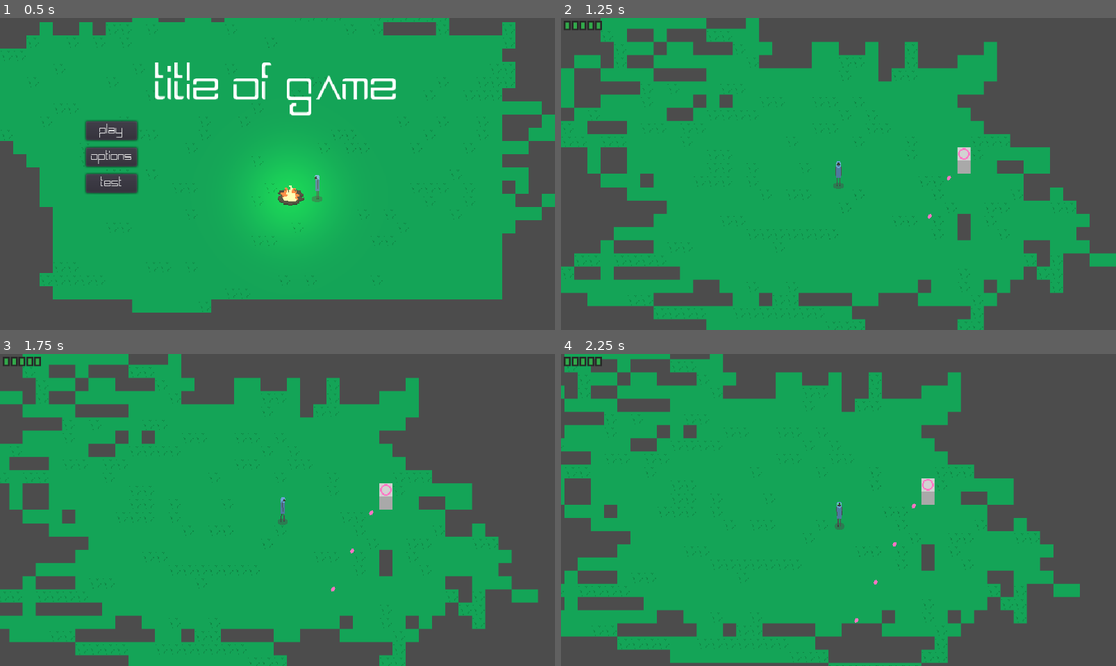
Above: before the commit, frames 1-4 (two rows, left to right).
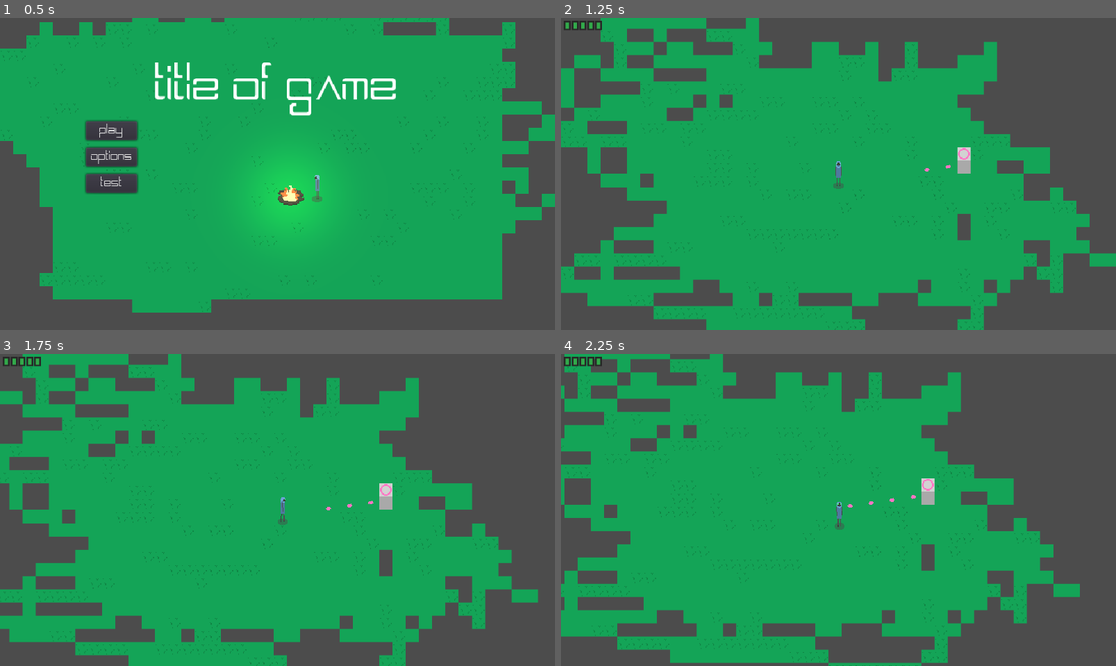
Above: after the commit, the same moments.

Repository: Lucas-Campos-Davis/CDGame
Game: Godot game, scene res://Scenes/menu.tscn
Two runs of this game, one before a commit and one after it. Both use one fixed random seed, a clock stepped at 60 frames per second and the inputs below.
Inputs:
- Up to frame 1 (0.5 s): no input
- Up to frame 2 (1.25 s): click "Play" at 0.5 s
- Up to frame 3 (1.75 s): tap Enter at 1.25 s; hold D (right) from 1.28 s (still down)
- Up to frame 4 (2.25 s): release D (right) at 2.03 s; hold S (down) from 2.03 s (still down)

Frame 1 is identical in both runs. In frame 2, less than 0.1% of the frame differs, in the area x 65-71%, y 46-65%; in frame 3, less than 0.1%; in frame 4, less than 0.1%, in the area x 51-64%, y 45-87%.

Commit message:
fixed health and bullet system
made it actually work this time

Diff:
--- a/rogue/Scenes/Bullet.tscn
+++ b/rogue/Scenes/Bullet.tscn
@@ -11,7 +11,9 @@
 ]]
 script = ExtResource( 1 )
 
-[node name="Bullet2" type="Sprite" parent="."]
+[node name="bulletTexture" type="Sprite" parent="." groups=[
+"bullet",
+]]
 z_index = 20
 texture = ExtResource( 2 )
 
--- a/rogue/Scenes/KinematicBody2D.gd
+++ b/rogue/Scenes/KinematicBody2D.gd
@@ -1,16 +1,17 @@
 extends KinematicBody2D
 
-var speed = 100
+var speed = 50
 var velocity = Vector2()
 
 func start(pos, dir):
 	position = pos
 	velocity = Vector2(speed, 0).rotated(dir)
-	get_node("Bullet2").rotation = dir
+	get_node("bulletTexture").rotation = dir
 
 func _physics_process(delta):
 	var collision = move_and_collide(velocity * delta)
 	if collision:
+		get_parent().get_node(collision.collider.name).hurt(1)
 		queue_free()
 
 func _on_VisibilityNotifier2D_screen_exited():
--- a/rogue/Scenes/StaticBody2D.gd
+++ b/rogue/Scenes/StaticBody2D.gd
@@ -1,22 +1,19 @@
 extends StaticBody2D
 
 
-# Declare member variables here. Examples:
-# var a = 2
-# var b = "text"
+
 var Bullet = preload("res://Scenes/Bullet.tscn")
 var wait = 0;
 onready var Muzzle = get_node("Muzzle")
-# Called when the node enters the scene tree for the first time.
+
+func shoot():
+	var b = Bullet.instance()
+	b.start(Muzzle.position, 3)
+	get_parent().add_child(b)
+
 func _process(delta):
 	if wait == 0:
 		shoot()
 		wait = 30
 	else:
 		wait -= 1
-func shoot():
-	# "Muzzle" is a Position2D placed at the barrel of the gun.
-	var b = Bullet.instance()
-	b.start(Muzzle.position, 90)
-	print("made bullet")
-	get_parent().add_child(b)
--- a/rogue/Scenes/menu.tscn
+++ b/rogue/Scenes/menu.tscn
@@ -119,14 +119,14 @@
 "name": "walk_down",
 "speed": 8.0
 }, {
-"frames": [ ExtResource( 17 ), ExtResource( 22 ), ExtResource( 6 ), ExtResource( 4 ), ExtResource( 26 ), ExtResource( 29 ), ExtResource( 18 ), ExtResource( 12 ) ],
-"loop": true,
-"name": "walk_right",
+"frames": [ ExtResource( 30 ), ExtResource( 9 ), ExtResource( 5 ), ExtResource( 11 ), ExtResource( 27 ), ExtResource( 21 ), ExtResource( 37 ), ExtResource( 8 ) ],
+"loop": true,
+"name": "walk_up",
 "speed": 8.0
 }, {
-"frames": [ ExtResource( 30 ), ExtResource( 9 ), ExtResource( 5 ), ExtResource( 11 ), ExtResource( 27 ), ExtResource( 21 ), ExtResource( 37 ), ExtResource( 8 ) ],
-"loop": true,
-"name": "walk_up",
+"frames": [ ExtResource( 17 ), ExtResource( 22 ), ExtResource( 6 ), ExtResource( 4 ), ExtResource( 26 ), ExtResource( 29 ), ExtResource( 18 ), ExtResource( 12 ) ],
+"loop": true,
+"name": "walk_right",
 "speed": 8.0
 }, {
 "frames": [ ExtResource( 28 ), ExtResource( 35 ), ExtResource( 32 ), ExtResource( 13 ), ExtResource( 33 ), ExtResource( 10 ), ExtResource( 25 ), ExtResource( 24 ) ],
--- a/rogue/Scenes/startingTemple.tscn
+++ b/rogue/Scenes/startingTemple.tscn
@@ -180,14 +180,14 @@
 "name": "walk_down",
 "speed": 8.0
 }, {
+"frames": [ ExtResource( 34 ), ExtResource( 3 ), ExtResource( 9 ), ExtResource( 15 ), ExtResource( 33 ), ExtResource( 12 ), ExtResource( 26 ), ExtResource( 2 ) ],
+"loop": true,
+"name": "walk_up",
+"speed": 8.0
+}, {
 "frames": [ ExtResource( 18 ), ExtResource( 13 ), ExtResource( 1 ), ExtResource( 5 ), ExtResource( 24 ), ExtResource( 27 ), ExtResource( 19 ), ExtResource( 14 ) ],
 "loop": true,
 "name": "walk_right",
-"speed": 8.0
-}, {
-"frames": [ ExtResource( 34 ), ExtResource( 3 ), ExtResource( 9 ), ExtResource( 15 ), ExtResource( 33 ), ExtResource( 12 ), ExtResource( 26 ), ExtResource( 2 ) ],
-"loop": true,
-"name": "walk_up",
 "speed": 8.0
 }, {
 "frames": [ ExtResource( 25 ), ExtResource( 29 ), ExtResource( 28 ), ExtResource( 8 ), ExtResource( 30 ), ExtResource( 4 ), ExtResource( 6 ), ExtResource( 7 ) ],
--- a/rogue/Scenes/testingGround.tscn
+++ b/rogue/Scenes/testingGround.tscn
@@ -70,9 +70,6 @@
 1/shapes = [  ]
 1/z_index = 0
 
-[sub_resource type="RectangleShape2D" id=2]
-extents = Vector2( 64, 64 )
-
 [sub_resource type="GDScript" id=3]
 script/source = "extends KinematicBody2D
 
@@ -83,18 +80,19 @@
 var velocity = Vector2()
 
 export (int) var health = 3
-var healthCoolDown = 0
-export (int) var CoolDownNum = 50
+var healthCooldown = 25
+export (int) var healthCooldownMax = 25
 
 func hurt(var number):
-	if healthCoolDown <= 0:
+	if healthCooldown <= 0:
 		health -= number
-		healthCoolDown = CoolDownNum
+		healthCooldown = healthCooldownMax
+	else:
+		healthCooldown -= 1
 
 func _process(delta):
-	print(healthCoolDown)
-	if healthCoolDown > 0:
-		healthCoolDown -= 1
+	if healthCooldown > 0:
+		healthCooldown -= 1
 
 func get_input():
 		velocity = Vector2()
@@ -127,18 +125,6 @@
 	var characterAnimations = get_child(3)
 	get_input()
 	velocity = move_and_collide(velocity*delta)
-
-	if velocity:
-		var name = velocity.collider
-		print(name)
-		if velocity.collider.is_in_group(\"bullet\"):
-			hurt(1)
-			print(\"hurt\")
-
-
-
-func _on_Area2D_body_entered(body):
-	hurt(1)
 "
 
 [sub_resource type="RectangleShape2D" id=4]
@@ -151,14 +137,14 @@
 "name": "walk_down",
 "speed": 8.0
 }, {
+"frames": [ ExtResource( 5 ), ExtResource( 26 ), ExtResource( 23 ), ExtResource( 22 ), ExtResource( 4 ), ExtResource( 12 ), ExtResource( 6 ), ExtResource( 20 ) ],
+"loop": true,
+"name": "walk_up",
+"speed": 8.0
+}, {
 "frames": [ ExtResource( 32 ), ExtResource( 9 ), ExtResource( 25 ), ExtResource( 24 ), ExtResource( 2 ), ExtResource( 17 ), ExtResource( 33 ), ExtResource( 28 ) ],
 "loop": true,
 "name": "walk_right",
-"speed": 8.0
-}, {
-"frames": [ ExtResource( 5 ), ExtResource( 26 ), ExtResource( 23 ), ExtResource( 22 ), ExtResource( 4 ), ExtResource( 12 ), ExtResource( 6 ), ExtResource( 20 ) ],
-"loop": true,
-"name": "walk_up",
 "speed": 8.0
 }, {
 "frames": [ ExtResource( 18 ), ExtResource( 15 ), ExtResource( 7 ), ExtResource( 30 ), ExtResource( 14 ), ExtResource( 21 ), ExtResource( 8 ), ExtResource( 3 ) ],
@@ -239,12 +225,6 @@
 "_edit_use_anchors_": false
 }
 
-[node name="Area2D" type="Area2D" parent="."]
-
-[node name="CollisionShape2D" type="CollisionShape2D" parent="Area2D"]
-position = Vector2( -144, -208 )
-shape = SubResource( 2 )
-
 [node name="YSort" type="YSort" parent="."]
 
 [node name="StaticBody2D" type="StaticBody2D" parent="YSort"]
@@ -264,7 +244,7 @@
 [node name="player" type="KinematicBody2D" parent="YSort"]
 position = Vector2( -48, -224 )
 z_index = 5
-collision/safe_margin = 0.5
+collision/safe_margin = 0.001
 script = SubResource( 3 )
 health = 5
 
@@ -286,4 +266,3 @@
 z_index = 1
 frames = SubResource( 5 )
 animation = "walk_down"
-[connection signal="body_entered" from="Area2D" to="YSort/player" method="_on_Area2D_body_entered"]
Not shown: 1 places in rogue/Scenes/testingGround.tscn that only renumber resources
